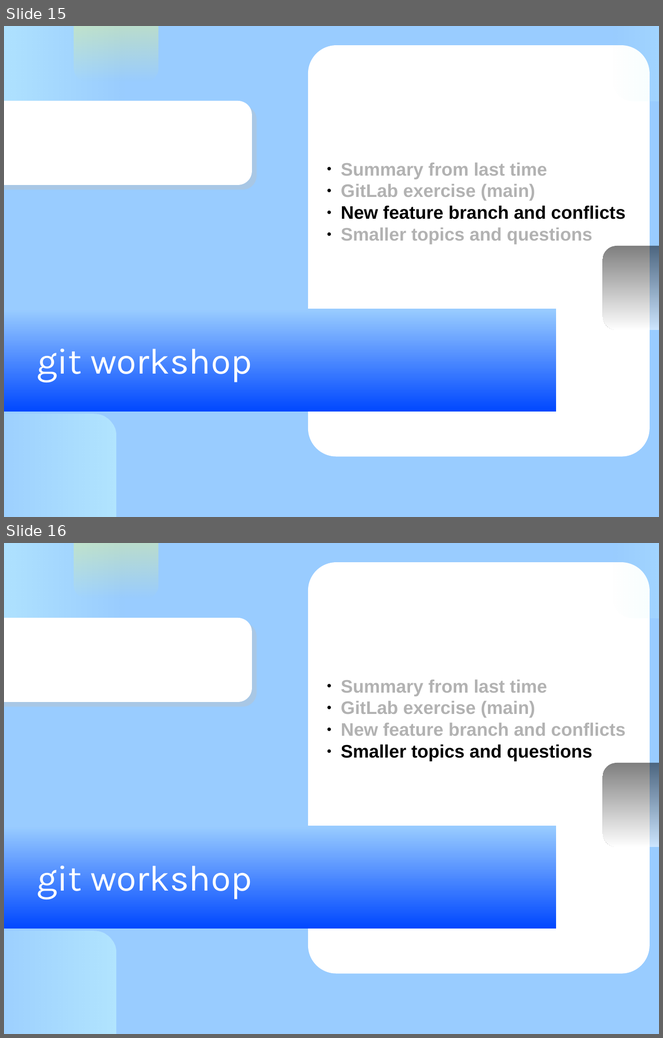
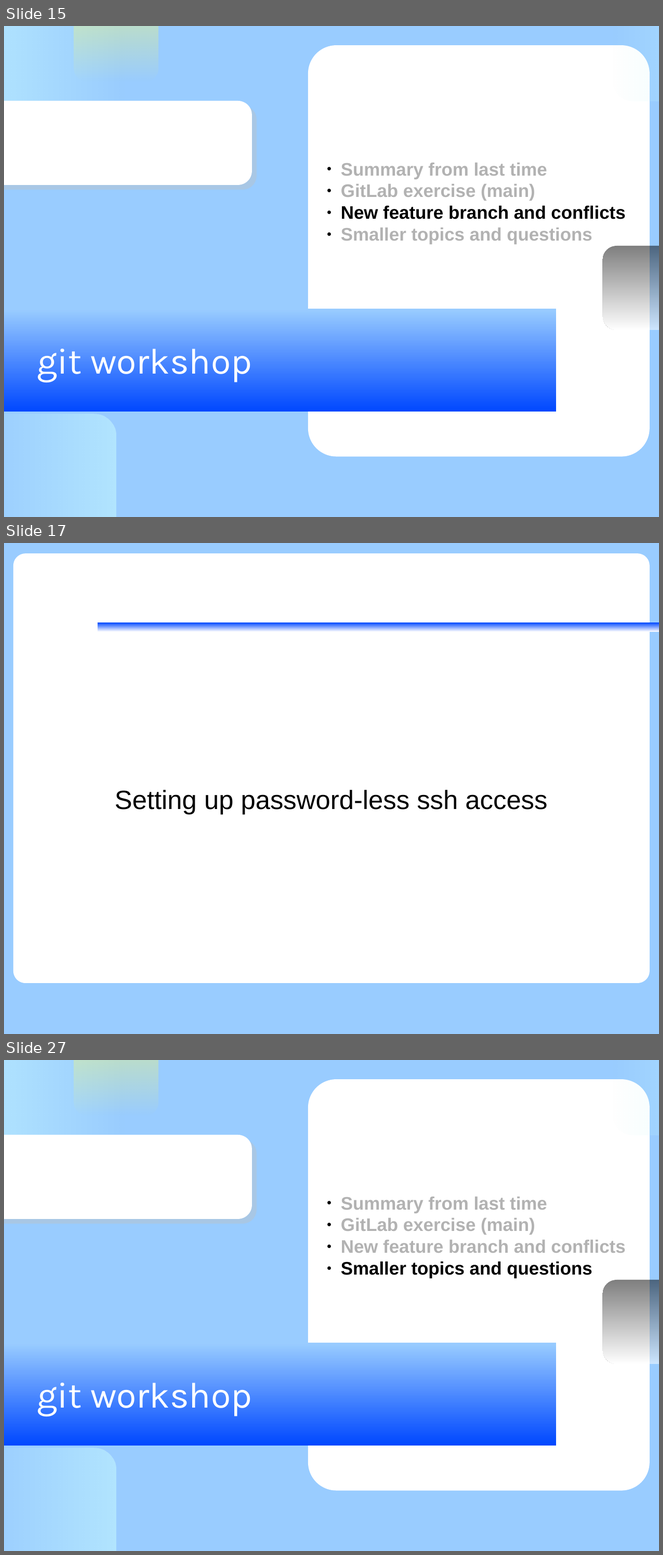
Before and after one commit to KennethNielsen/presentations, a slide deck: gitworkshop/gitworkshop.odp. Shown one above the other, each under a label of ours: slides 15 and 16 before the commit, slides 15, 17 and 27 after it; the slides between them are not shown. The pictures are 663x1038 and 663x1555 pixels, drawn with LibreOffice and Linux fonts; fonts in the diff are those of the drawing; background and template pictures are left out. Boxes give left, top, right and bottom in pixels: in the first picture for what was removed or moved away, otherwise in the second. Text is boxed around its words. In the diff, an @@ line names an element or a change of style, - is before the commit and + after.

```diff
--- a/gitworkshop/gitworkshop.odp
+++ b/gitworkshop/gitworkshop.odp
@@ slide 17 added at box(4, 543, 659, 1034), background #99CCFF @@
@@ rounded rectangle added at box(13, 554, 650, 983), fill #FFFFFF @@
@@ rectangle added at box(98, 623, 659, 632), fill gradient #FFFFFF to #0047FF @@
@@ subtitle added at box(115, 790, 547, 814), 32 pt, text #000000 @@
+Setting up password-less ssh access
@@ what was slide 16 is now slide 27 @@
```
Also in this commit, not shown: 10 other slides added, 2 other files.
